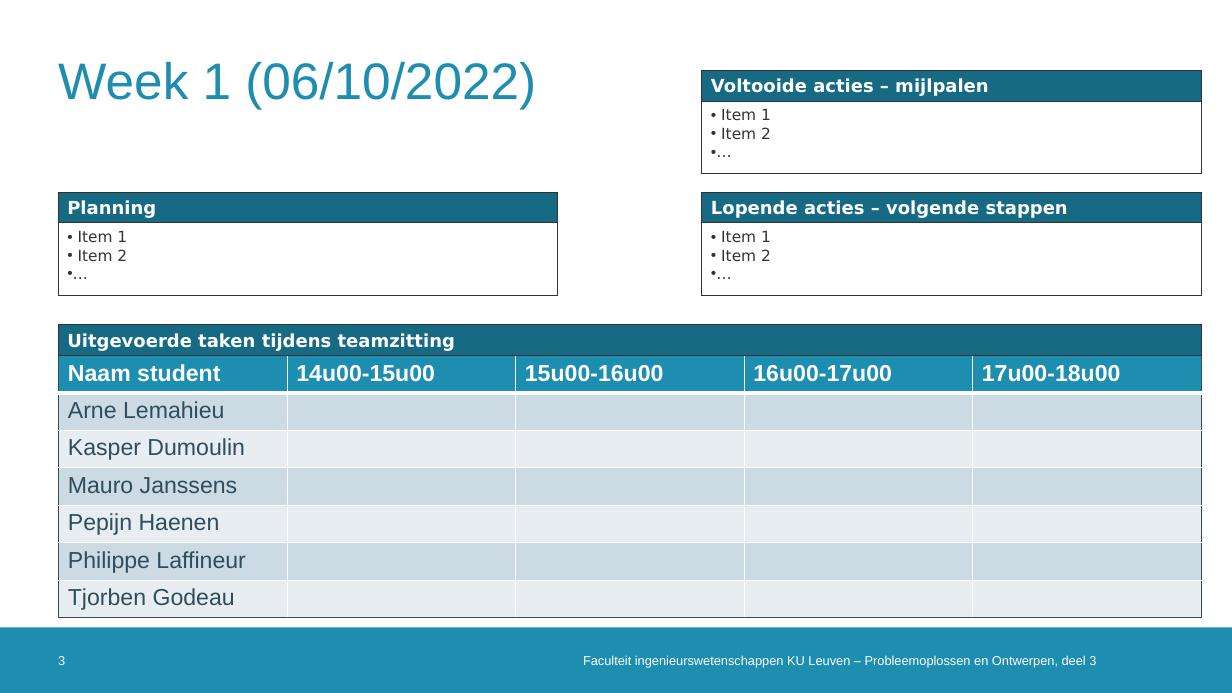
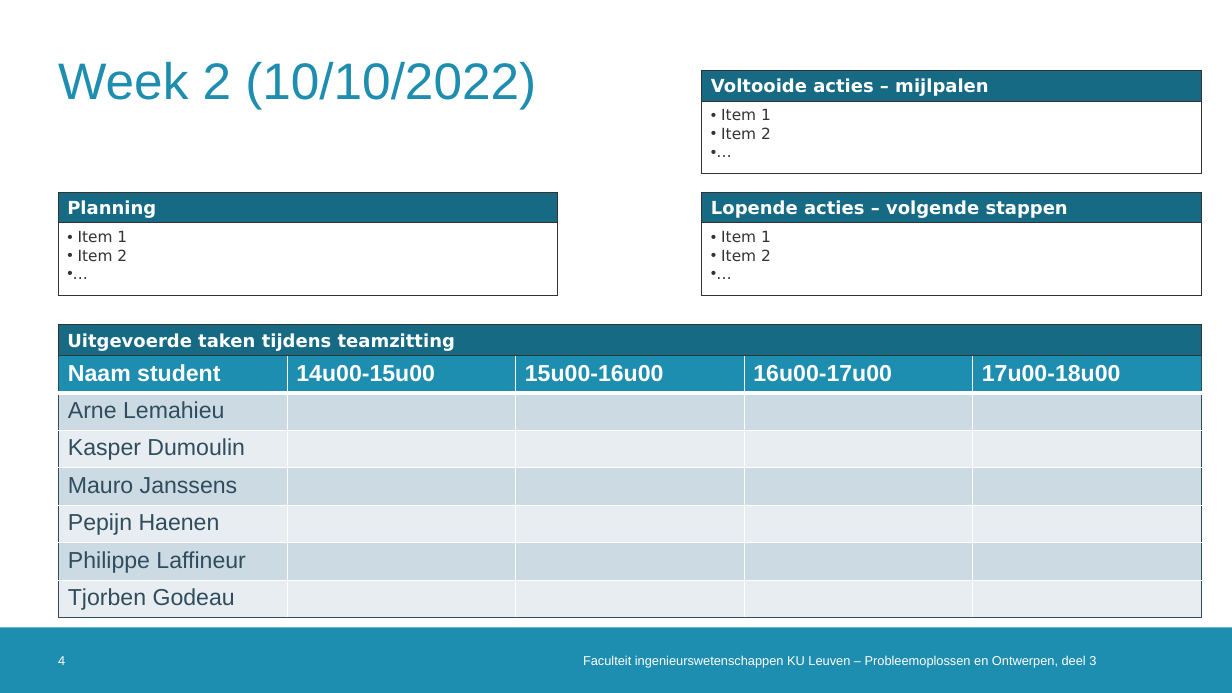
Before and after one commit to DoctorLego2003/Meeting-Owl, a slide deck: slide 4 of logboek_ESAT9A1.pptx (slide 3 before the commit). Drawn at 1232x693 pixels with LibreOffice and Linux fonts; fonts in the diff are those of the drawing; background and template pictures are left out. Boxes give left, top, right and bottom in pixels: in the first picture for what was removed or moved away, otherwise in the second. Text is boxed around its words. In the diff, an @@ line names an element or a change of style, - is before the commit and + after.

Commit message:
Add files via upload
Logboek update zitting 2 week 1

```diff
--- a/logboek_ESAT9A1.pptx
+++ b/logboek_ESAT9A1.pptx
@@ title at box(58, 61, 536, 109): text changed @@
-Week 1 (06/10/2022)
+Week 2 (10/10/2022)
@@ page number at box(58, 656, 65, 665): text changed @@
-3
+4
```
Also in this commit, not shown: 2 slides added.
